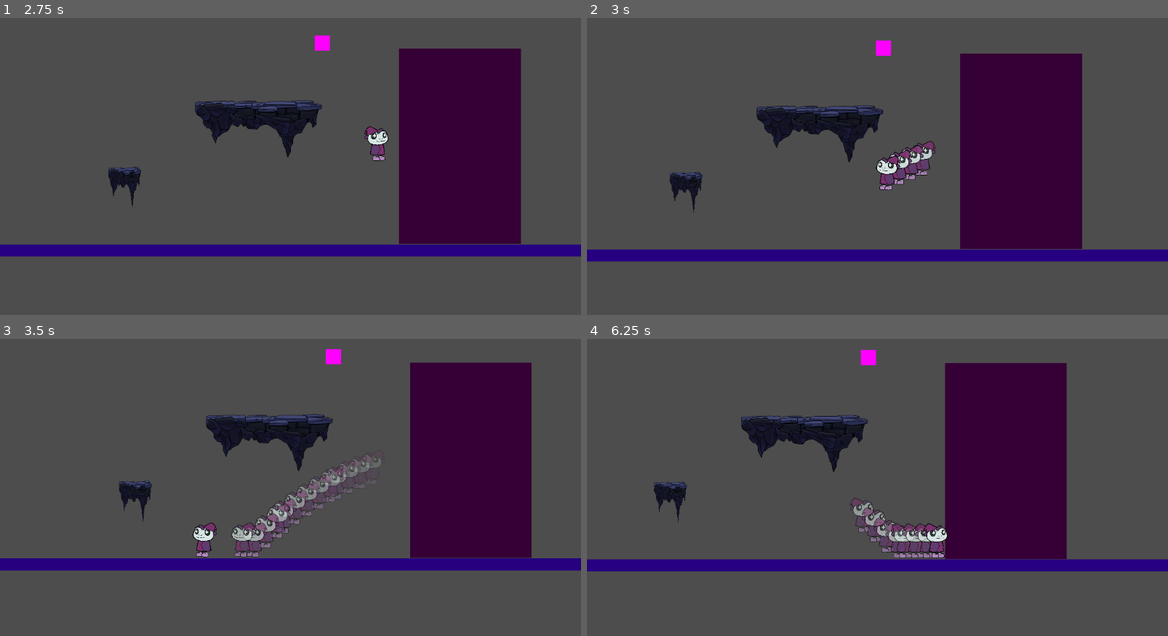
Above: before the commit, frames 1-4 (two rows, left to right).
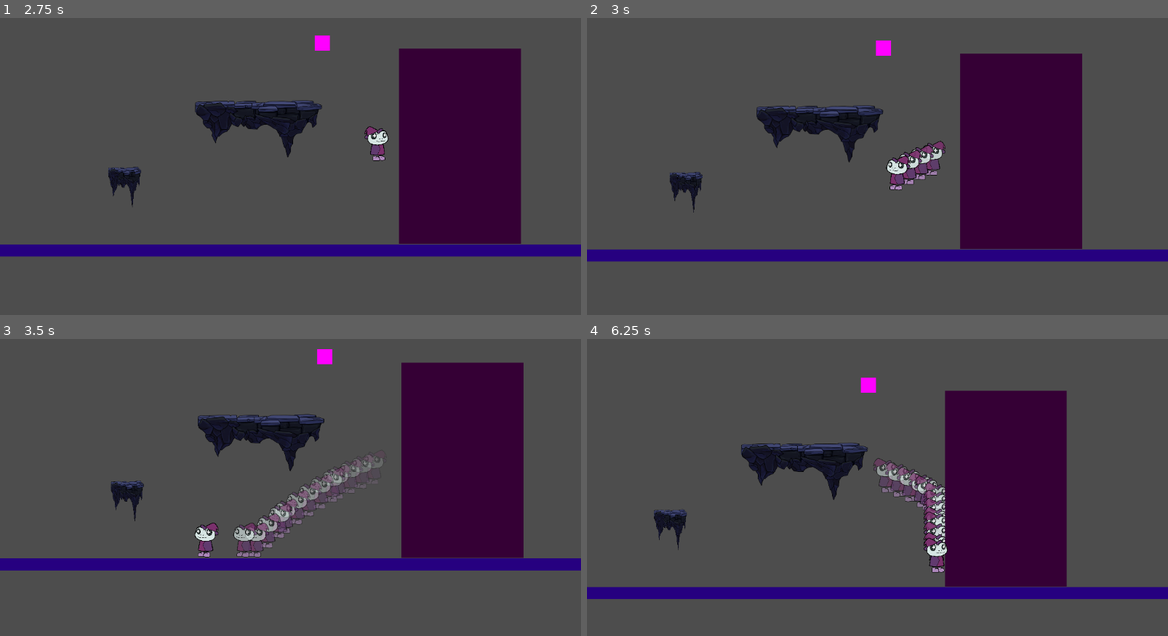
Above: after the commit, the same moments.

Repository: DerBrotDoktor/Frogoth
Game: Godot game, scene res://scenes/main/main.tscn
Same seed, same stepped clock (60 frames per second), same inputs: the game is played once before the commit and once after it.
Inputs (mouse positions are in pixels of both pictures, inside the frame that each line leads up to):
- Up to frame 1 (2.75 s): click "Start" at 0.5 s; move the mouse to (418, 163) at 1.27 s; hold D (right) from 1.28 s (still down); tap Shift (dash) at 1.35 s; tap Space (jump) at 1.52, 2.27 s; move the mouse to (174, 196) at 2.02 s; click (174, 196) at 2.1 s
- Up to frame 2 (3 s): move the mouse to (935, 110) at 2.77 s; release D (right) at 2.78 s; hold A (left) from 2.78 s (still down); tap Shift (dash) at 2.85 s
- Up to frame 3 (3.5 s): keep holding A (left)
- Up to frame 4 (6.25 s): move the mouse to (848, 567) at 3.52 s; release A (left) at 3.53 s; hold D (right) 3.53-5.03 s; click (848, 567) at 3.6 s; tap Space (jump) at 3.77, 4.52, 5.27 s; move the mouse to (1051, 549) at 4.27 s; tap Shift (dash) at 4.35, 5.85 s; move the mouse to (703, 451) at 5.02 s; hold A (left) 5.03-5.78 s; click (703, 451) at 5.1 s; move the mouse to (906, 502) at 5.77 s; hold D (right) from 5.78 s (still down)

Frame 1 is identical in both runs. In frame 2, 1.1% of the frame differs, in the area x 49-62%, y 41-58%; in frame 3, 4.8%; in frame 4, 18%, in the area x 0-100%, y 3-88%.

Commit message:
Added turn delay for player

Diff:
--- a/scenes/player/player.gd
+++ b/scenes/player/player.gd
@@ -53,10 +53,14 @@
 	if not is_on_floor() and can_move:
 		velocity.y += gravity * delta
 
+var last_direction
+
 func handle_movement():
 	var direction = Input.get_axis("left", "right")
 	var speed = normal_speed if $DashTimer.is_stopped() else dash_speed
-	if direction and can_move:
+	if last_direction != direction and last_direction != 0:
+		$TurnDelay.start()
+	if direction and can_move and $TurnDelay.is_stopped():
 		velocity.x = direction * speed
 		if direction > 0:
 			$Animation.flip_h = false
@@ -64,6 +68,7 @@
 			$Animation.flip_h = true
 	elif can_move:
 		velocity.x = move_toward(velocity.x, 0, speed)
+	last_direction = direction
 
 func enable():
 	$Camera.enabled = true
--- a/scenes/player/player.tscn
+++ b/scenes/player/player.tscn
@@ -120,6 +120,10 @@
 [node name="GhostTimer" type="Timer" parent="."]
 wait_time = 0.03
 
+[node name="TurnDelay" type="Timer" parent="."]
+wait_time = 0.05
+one_shot = true
+
 [node name="TriggerArea" type="Area2D" parent="." groups=["player"]]
 collision_layer = 5
 collision_mask = 5
